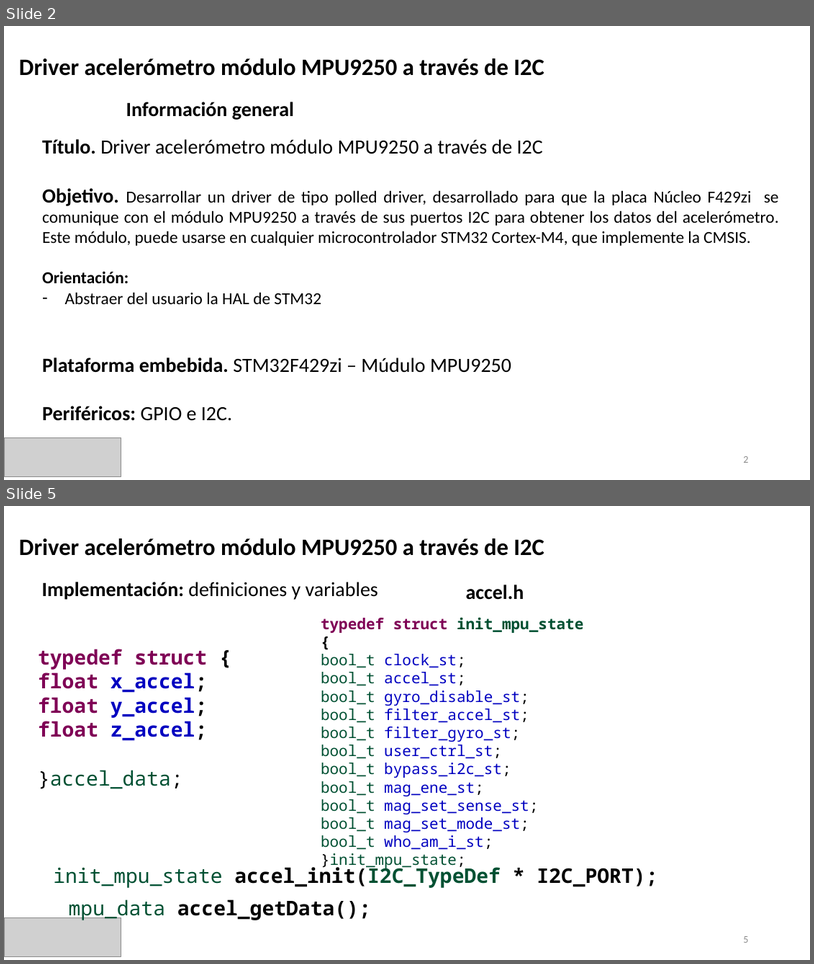
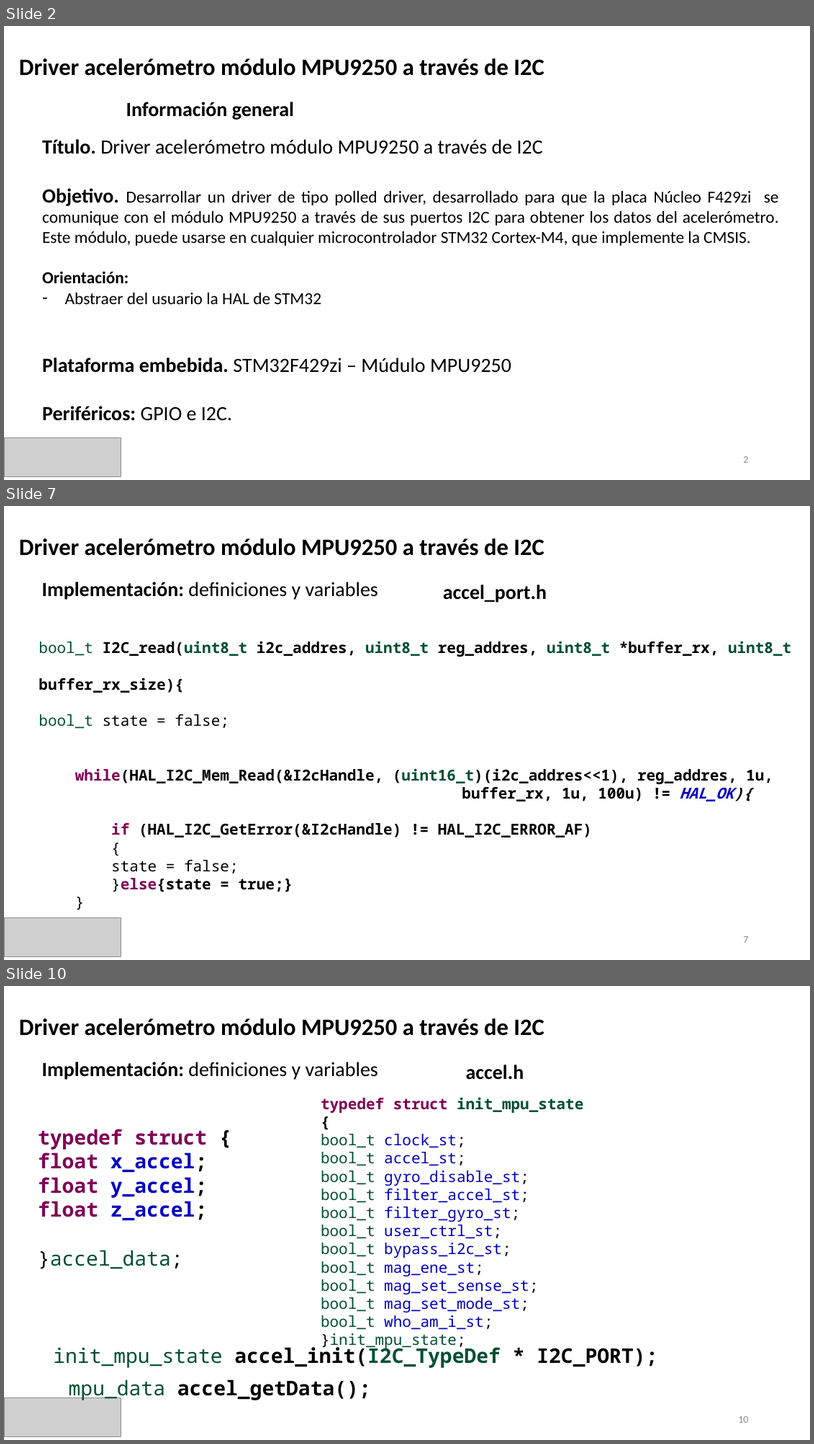
Before and after one commit to ldiazcharris/cese_PCSE, a slide deck: presentacion_TPF_luis_diaz.pptx. Shown one above the other, each under a label of ours: slides 2 and 5 before the commit, slides 2, 7 and 10 after it; the slides between them are not shown. The pictures are 814x964 and 814x1444 pixels, drawn with LibreOffice and Linux fonts; fonts in the diff are those of the drawing; grey boxes stand for pictures. Boxes give left, top, right and bottom in pixels: in the first picture for what was removed or moved away, otherwise in the second. Text is boxed around its words. In the diff, an @@ line names an element or a change of style, - is before the commit and + after.

```diff
--- a/presentacion_TPF_luis_diaz.pptx
+++ b/presentacion_TPF_luis_diaz.pptx
@@ slide 7 added at (x1=4, y1=506, x2=810, y2=960), background #FFFFFF @@
@@ text added at (x1=19, y1=538, x2=545, y2=556), 28 pt, text #000000, bold @@
+Driver acelerómetro módulo MPU9250 a través de I2C
@@ text added at (x1=42, y1=582, x2=378, y2=600), 24 pt, text #000000 @@
+Implementación: definiciones y variables
@@ text added at (x1=443, y1=584, x2=547, y2=602), 24 pt, text #000000, bold @@
+accel_port.h
@@ text added at (x1=39, y1=641, x2=792, y2=892), 18 pt, text #000000, bold @@
+bool_t I2C_read(uint8_t i2c_addres, uint8_t reg_addres, uint8_t *buffer_rx, uint8_t buffer_rx_size){
+bool_t state = false;
+while(HAL_I2C_Mem_Read(&I2cHandle, (uint16_t)(i2c_addres<<1), reg_addres, 1u, buffer_rx, 1u, 100u) != HAL_OK){
+if (HAL_I2C_GetError(&I2cHandle) != HAL_I2C_ERROR_AF)
+{
+state = false;
+}else{state = true;}
+}
@@ picture added at (x1=4, y1=917, x2=121, y2=956) @@
@@ page number added at (x1=743, y1=936, x2=748, y2=942), 12 pt, text #8C8C8C @@
+7
@@ what was slide 5 is now slide 10 @@
@@ page number at (x1=738, y1=1416, x2=748, y2=1422): text changed @@
-5
+10
```
Also in this commit, not shown: 3 slides changed, 5 other slides added.
